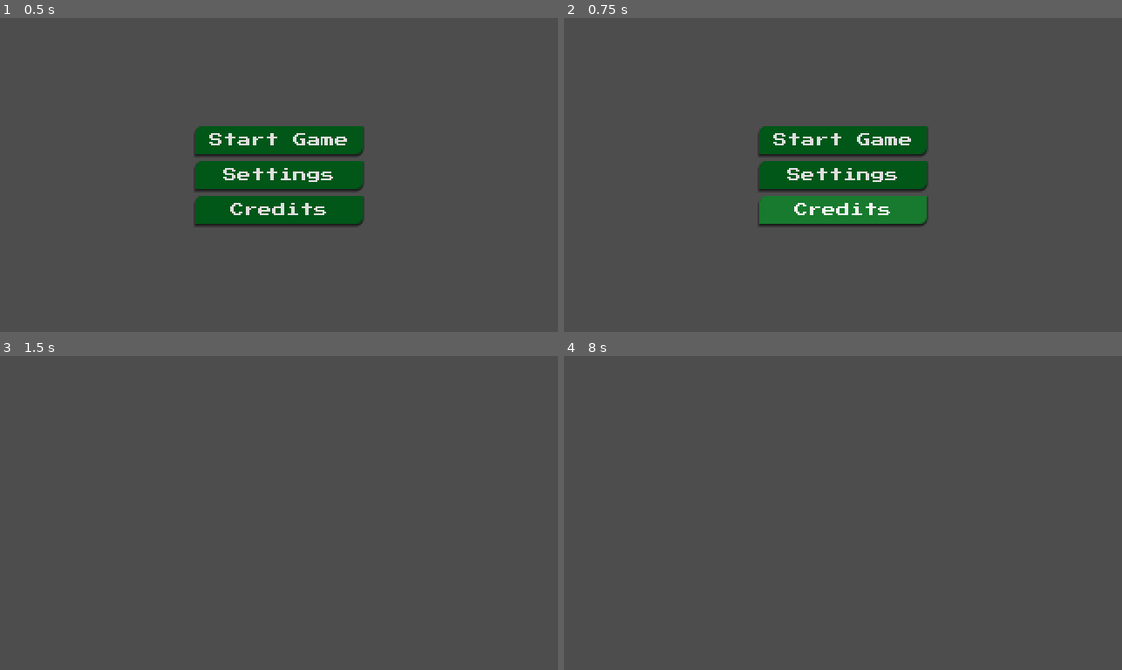
Above: before the commit, frames 1-4 (two rows, left to right).
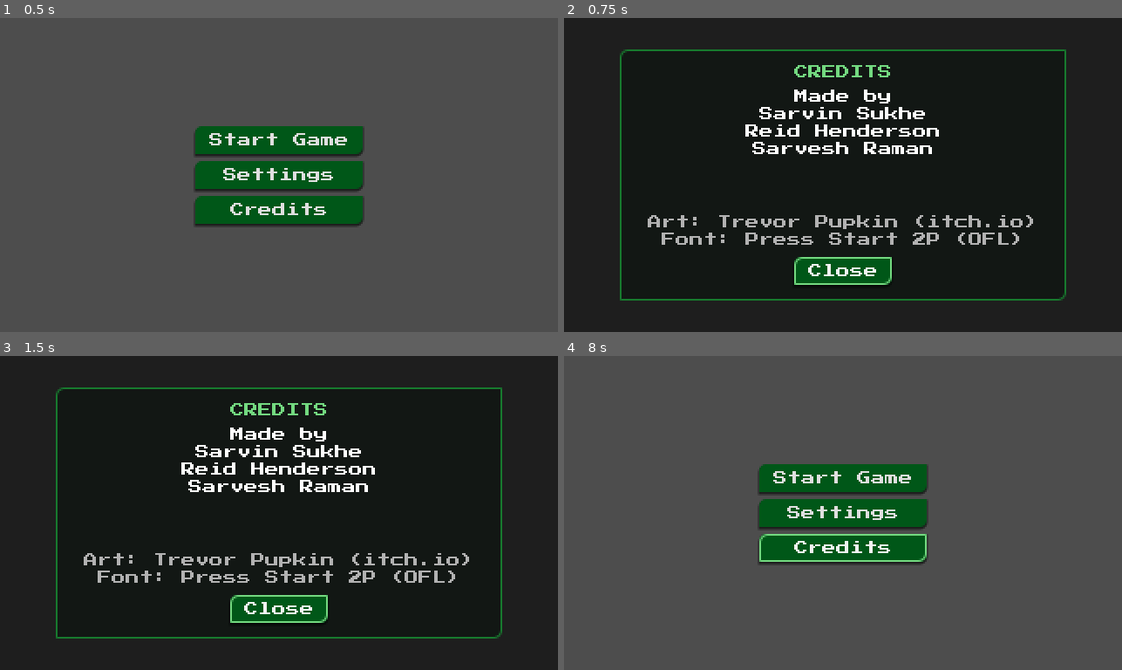
Above: after the commit, the same moments.

Repository: DaEpickid540/haven-2026
Game: Godot game, scene res://Scenes/main_menu.tscn
The game is run twice, just before and just after one commit, with the same random seed, the same clock (stepped at 60 frames per second) and the same inputs.
Inputs (mouse positions are in pixels of both pictures, inside the frame that each line leads up to):
- Up to frame 1 (0.5 s): no input
- Up to frame 2 (0.75 s): click "Credits" at 0.5 s
- Up to frame 3 (1.5 s): click "Start Game" at 1.25 s
- Up to frame 4 (8 s): click (843, 478) at 2 s, where only the run after the commit has a clickable "Start Game"; click (843, 478) at 2.75 s, where only the run after the commit has a clickable "Start Game"; click (843, 513) at 3.5 s, where only the run after the commit has a clickable "Settings"; tap Escape (ui_cancel) at 7.9 s

Frame 1 is identical in both runs. In frame 2, 100% of the frame differs, in the area x 0-100%, y 0-100%; in frame 3, 100%; in frame 4, 8.5%.

Commit message:
credits modal
pretty self explaining

Diff:
--- a/Scenes/main_menu.tscn
+++ b/Scenes/main_menu.tscn
@@ -33,6 +33,26 @@
 corner_radius_top_left = 4
 corner_radius_bottom_right = 4
 
+[sub_resource type="StyleBoxFlat" id="StyleBoxFlat_panel"]
+bg_color = Color(0.07, 0.09, 0.08, 1)
+border_width_left = 1
+border_width_top = 1
+border_width_right = 1
+border_width_bottom = 1
+border_color = Color(0.09, 0.48, 0.18, 1)
+corner_radius_top_left = 4
+corner_radius_bottom_right = 4
+
+[sub_resource type="StyleBoxFlat" id="StyleBoxFlat_focus"]
+draw_center = false
+border_width_left = 1
+border_width_top = 1
+border_width_right = 1
+border_width_bottom = 1
+border_color = Color(0.45, 0.85, 0.5, 1)
+corner_radius_top_left = 4
+corner_radius_bottom_right = 4
+
 [node name="MainMenu" type="Control" unique_id=233291376]
 layout_mode = 3
 anchors_preset = 15
@@ -59,6 +79,7 @@
 theme_override_styles/normal = SubResource("StyleBoxFlat_bkgwq")
 theme_override_styles/hover = SubResource("StyleBoxFlat_hover")
 theme_override_styles/pressed = SubResource("StyleBoxFlat_pressed")
+theme_override_styles/focus = SubResource("StyleBoxFlat_focus")
 text = "Start Game"
 
 [node name="Settings" type="Button" parent="VBoxContainer" unique_id=1171031226]
@@ -67,6 +88,7 @@
 theme_override_styles/normal = SubResource("StyleBoxFlat_bkgwq")
 theme_override_styles/hover = SubResource("StyleBoxFlat_hover")
 theme_override_styles/pressed = SubResource("StyleBoxFlat_pressed")
+theme_override_styles/focus = SubResource("StyleBoxFlat_focus")
 text = "Settings"
 
 [node name="Credits" type="Button" parent="VBoxContainer" unique_id=1955758313]
@@ -75,6 +97,88 @@
 theme_override_styles/normal = SubResource("StyleBoxFlat_bkgwq")
 theme_override_styles/hover = SubResource("StyleBoxFlat_hover")
 theme_override_styles/pressed = SubResource("StyleBoxFlat_pressed")
+theme_override_styles/focus = SubResource("StyleBoxFlat_focus")
 text = "Credits"
 
+[node name="CreditsModal" type="Control" parent="."]
+unique_name_in_owner = true
+visible = false
+layout_mode = 1
+anchors_preset = 15
+anchor_right = 1.0
+anchor_bottom = 1.0
+grow_horizontal = 2
+grow_vertical = 2
+
+[node name="Dimmer" type="ColorRect" parent="CreditsModal"]
+layout_mode = 1
+anchors_preset = 15
+anchor_right = 1.0
+anchor_bottom = 1.0
+grow_horizontal = 2
+grow_vertical = 2
+color = Color(0, 0, 0, 0.6)
+
+[node name="Panel" type="PanelContainer" parent="CreditsModal"]
+layout_mode = 1
+anchor_left = 0.1
+anchor_top = 0.1
+anchor_right = 0.9
+anchor_bottom = 0.9
+grow_horizontal = 2
+grow_vertical = 2
+theme_override_styles/panel = SubResource("StyleBoxFlat_panel")
+
+[node name="MarginContainer" type="MarginContainer" parent="CreditsModal/Panel"]
+layout_mode = 2
+theme_override_constants/margin_left = 8
+theme_override_constants/margin_top = 8
+theme_override_constants/margin_right = 8
+theme_override_constants/margin_bottom = 8
+
+[node name="VBoxContainer" type="VBoxContainer" parent="CreditsModal/Panel/MarginContainer"]
+layout_mode = 2
+theme_override_constants/separation = 6
+
+[node name="Title" type="Label" parent="CreditsModal/Panel/MarginContainer/VBoxContainer"]
+layout_mode = 2
+theme_override_colors/font_color = Color(0.45, 0.85, 0.5, 1)
+theme_override_font_sizes/font_size = 8
+text = "CREDITS"
+horizontal_alignment = 1
+
+[node name="Creators" type="Label" parent="CreditsModal/Panel/MarginContainer/VBoxContainer"]
+layout_mode = 2
+theme_override_constants/line_spacing = 2
+theme_override_font_sizes/font_size = 8
+text = "Made by\nSarvin Sukhe\nReid Henderson\nSarvesh Raman"
+horizontal_alignment = 1
+autowrap_mode = 3
+
+[node name="Spacer" type="Control" parent="CreditsModal/Panel/MarginContainer/VBoxContainer"]
+layout_mode = 2
+size_flags_vertical = 3
+
+[node name="Assets" type="Label" parent="CreditsModal/Panel/MarginContainer/VBoxContainer"]
+layout_mode = 2
+theme_override_colors/font_color = Color(0.7, 0.7, 0.7, 1)
+theme_override_constants/line_spacing = 2
+theme_override_font_sizes/font_size = 8
+text = "Art: Trevor Pupkin (itch.io)\nFont: Press Start 2P (OFL)"
+horizontal_alignment = 1
+autowrap_mode = 3
+
+[node name="Close" type="Button" parent="CreditsModal/Panel/MarginContainer/VBoxContainer"]
+unique_name_in_owner = true
+layout_mode = 2
+size_flags_horizontal = 4
+theme_override_font_sizes/font_size = 8
+theme_override_styles/normal = SubResource("StyleBoxFlat_bkgwq")
+theme_override_styles/hover = SubResource("StyleBoxFlat_hover")
+theme_override_styles/pressed = SubResource("StyleBoxFlat_pressed")
+theme_override_styles/focus = SubResource("StyleBoxFlat_focus")
+text = "Close"
+
 [connection signal="pressed" from="VBoxContainer/Start Game" to="." method="_on_start_game_pressed"]
+[connection signal="pressed" from="VBoxContainer/Credits" to="." method="_on_credits_pressed"]
+[connection signal="pressed" from="CreditsModal/Panel/MarginContainer/VBoxContainer/Close" to="." method="_on_credits_close_pressed"]
--- a/Scripts/main_menu.gd
+++ b/Scripts/main_menu.gd
@@ -1,5 +1,26 @@
 extends Control
+
+@onready var credits_modal: Control = %CreditsModal
+@onready var credits_close: Button = %Close
+@onready var credits_button: Button = $"VBoxContainer/Credits"
 
 
 func _on_start_game_pressed() -> void:
 	get_tree().change_scene_to_file("res://Scenes/main.tscn")
+
+
+func _on_credits_pressed() -> void:
+	credits_modal.show()
+	credits_close.grab_focus()
+
+
+func _on_credits_close_pressed() -> void:
+	credits_modal.hide()
+	credits_button.grab_focus()
+
+
+func _unhandled_input(event: InputEvent) -> void:
+	# Esc (ui_cancel) closes the credits modal.
+	if credits_modal.visible and event.is_action_pressed("ui_cancel"):
+		_on_credits_close_pressed()
+		get_viewport().set_input_as_handled()
